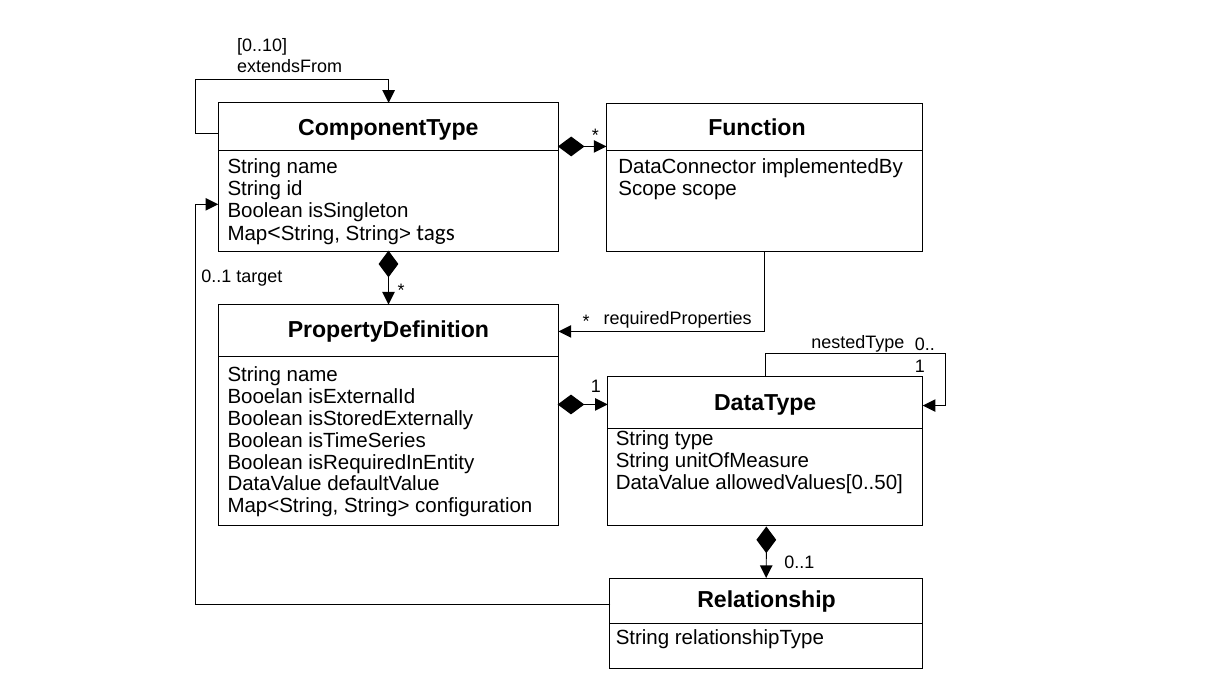
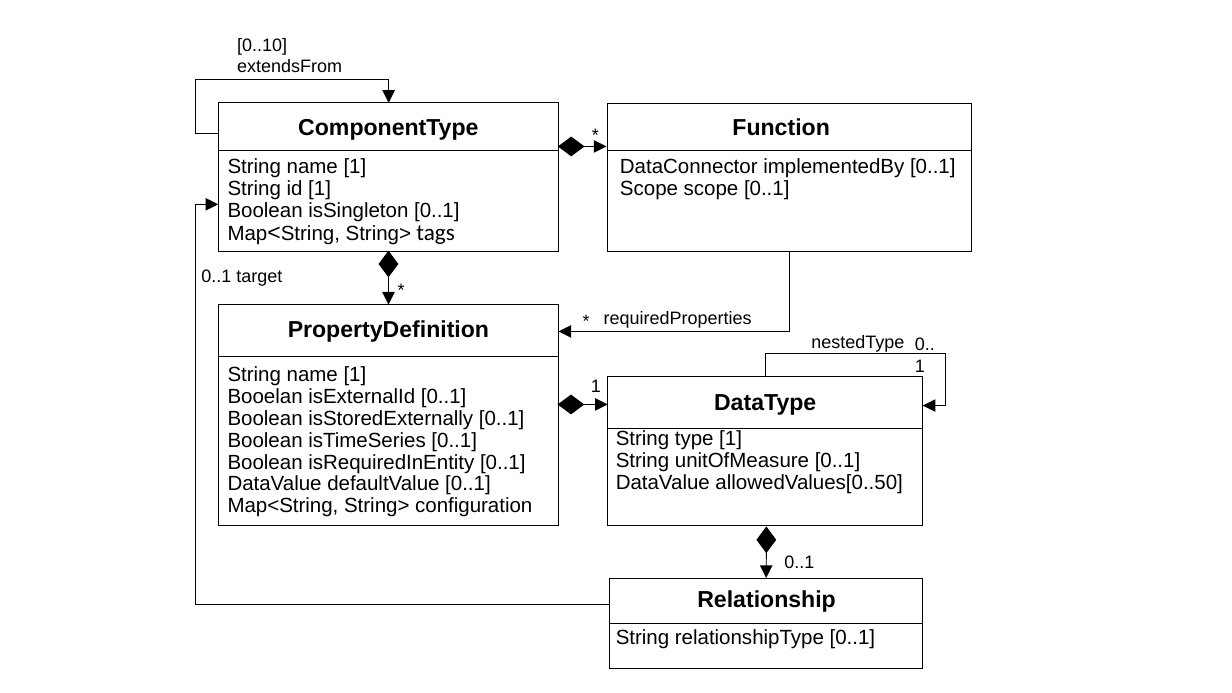
Before and after one commit to derlehner/dt_language_comparison, a slide deck: slide 10 of Figures.pptx. Drawn at 1232x693 pixels with LibreOffice and Linux fonts; fonts in the diff are those of the drawing. Boxes give left, top, right and bottom in pixels: in the first picture for what was removed or moved away, otherwise in the second. Text is boxed around its words. In the diff, an @@ line names an element or a change of style, - is before the commit and + after.

```diff
--- a/Figures.pptx
+++ b/Figures.pptx
@@ text "Function": place and size @@
-text "Function" at [708,118,805,136]
+text "Function" at [732,118,829,136]
@@ rectangle: place and size @@
-rectangle at [607,104,923,252]
+rectangle at [608,104,972,252]
@@ text at [228,158,459,222]: text changed @@
-String name
-String id
-Boolean isSingleton
+String name [1]
+String id [1]
+Boolean isSingleton [0..1]
@@ line moved from (607, 151) - (921, 151) to (608, 151) - (971, 151) @@
@@ text at [620,158,955,200]: text changed @@
-DataConnector implementedBy
-Scope scope
+DataConnector implementedBy [0..1]
+Scope scope [0..1]
@@ elbow arrow moved from (764, 251) - (558, 332) to (790, 251) - (558, 332) @@
@@ text at [228,366,525,495]: text changed @@
-String name
-Booelan isExternalId
-Boolean isStoredExternally
-Boolean isTimeSeries
-Boolean isRequiredInEntity
-DataValue defaultValue
+String name [1]
+Booelan isExternalId [0..1]
+Boolean isStoredExternally [0..1]
+Boolean isTimeSeries [0..1]
+Boolean isRequiredInEntity [0..1]
+DataValue defaultValue [0..1]
@@ text at [616,430,860,472]: text changed @@
-String type
-String unitOfMeasure
+String type [1]
+String unitOfMeasure [0..1]
@@ text at [616,629,875,649]: text changed @@
-String relationshipType
+String relationshipType [0..1]
```
Also in this commit, not shown: 1 other slide changed.
